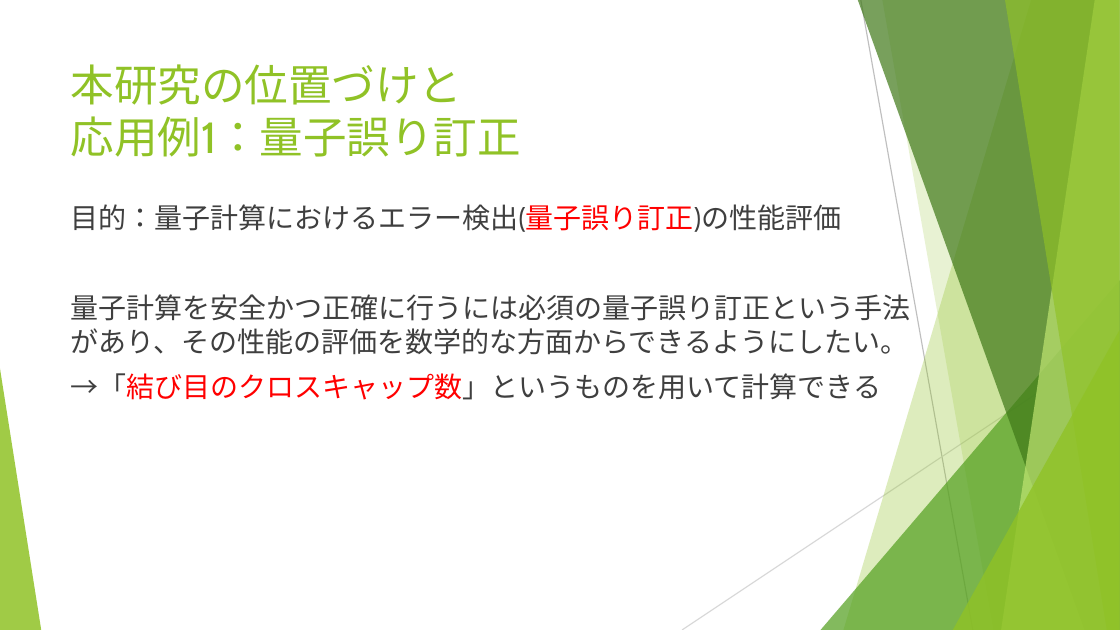
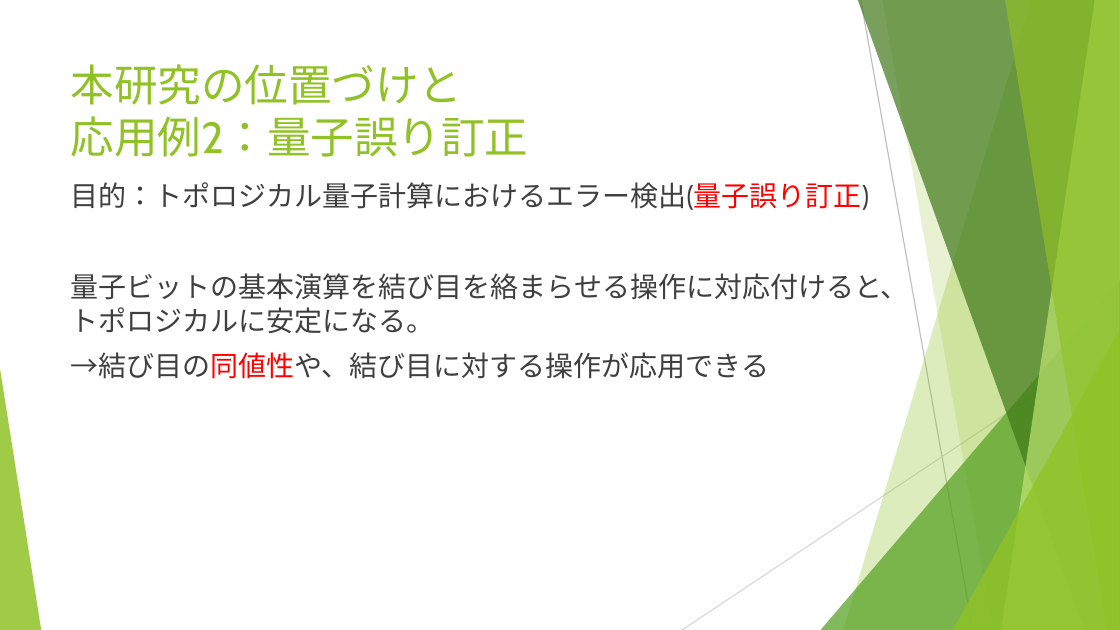
Before and after one commit to nanigasi-san/splus, a slide deck: slide 3 of paper/本番資料.pptx (slide 2 before the commit). Drawn at 1120x630 pixels with LibreOffice and Linux fonts; fonts in the diff are those of the drawing. Boxes give left, top, right and bottom in pixels: in the first picture for what was removed or moved away, otherwise in the second. Text is boxed around its words. In the diff, an @@ line names an element or a change of style, - is before the commit and + after.

```diff
--- a/paper/本番資料.pptx
+++ b/paper/本番資料.pptx
@@ title at <box>71,116,529,157</box>: text changed @@
-応用例1：量子誤り訂正
+応用例2：量子誤り訂正
@@ text at <box>71,182,909,379</box>: text changed @@
-目的：量子計算におけるエラー検出(量子誤り訂正)の性能評価
-量子計算を安全かつ正確に行うには必須の量子誤り訂正という手法があり、その性能の評価を数学的な方面からできるようにしたい。
-→「結び目のクロスキャップ数」というものを用いて計算できる
+目的：トポロジカル量子計算におけるエラー検出(量子誤り訂正)
+量子ビットの基本演算を結び目を絡まらせる操作に対応付けると、トポロジカルに安定になる。
+→結び目の同値性や、結び目に対する操作が応用できる
```
Also in this commit, not shown: 2 other slides changed.
